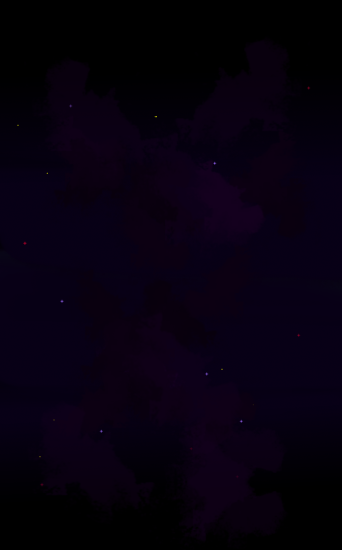
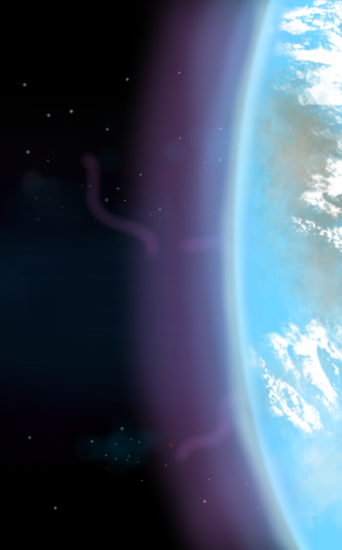
Layers edited between the first and the second w=342, h=550 image:
showed "TIERRA", painted on it over [113,0,342,550]
added layer "nivel5" above "nivel4" over [0,0,342,550]
added layer "nivel4" above "nivel3" over [0,0,342,550]
